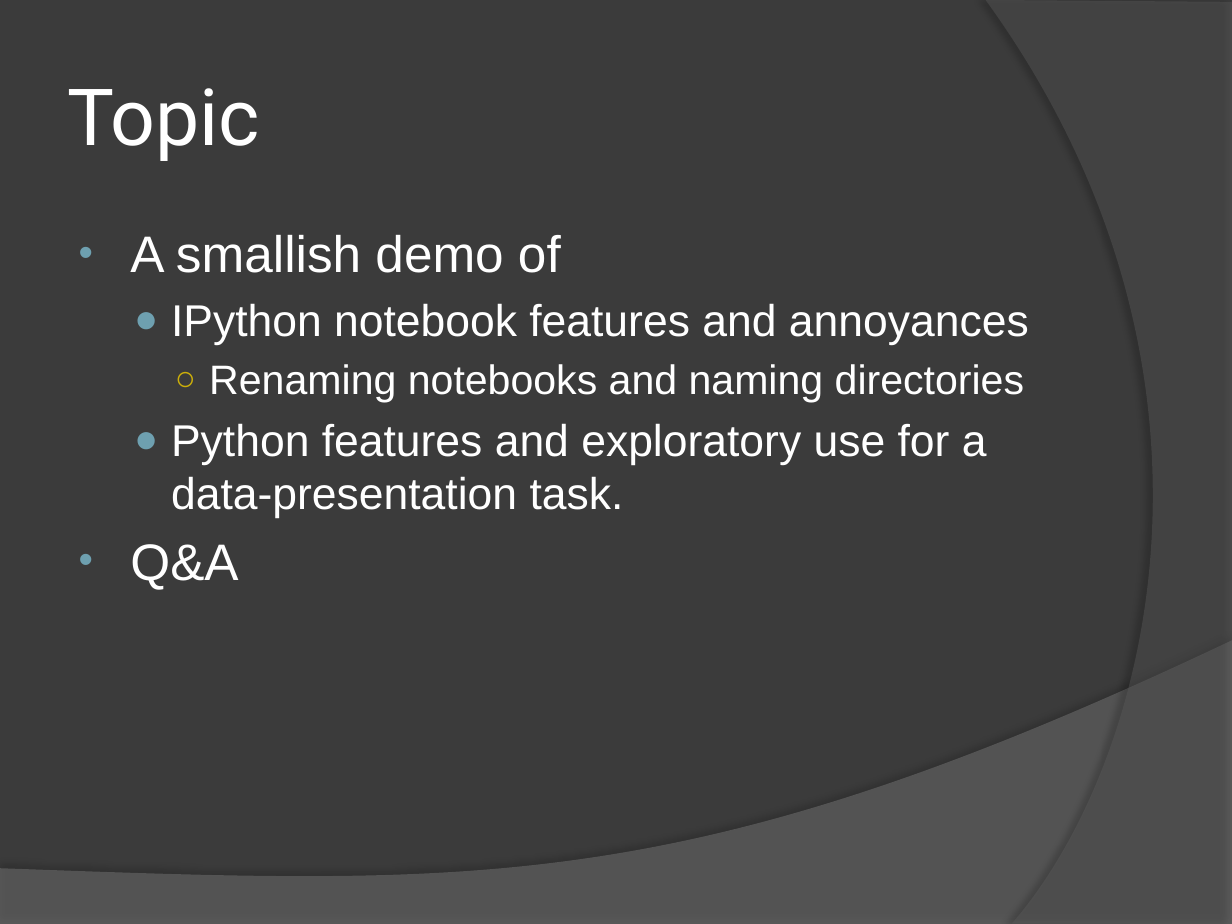
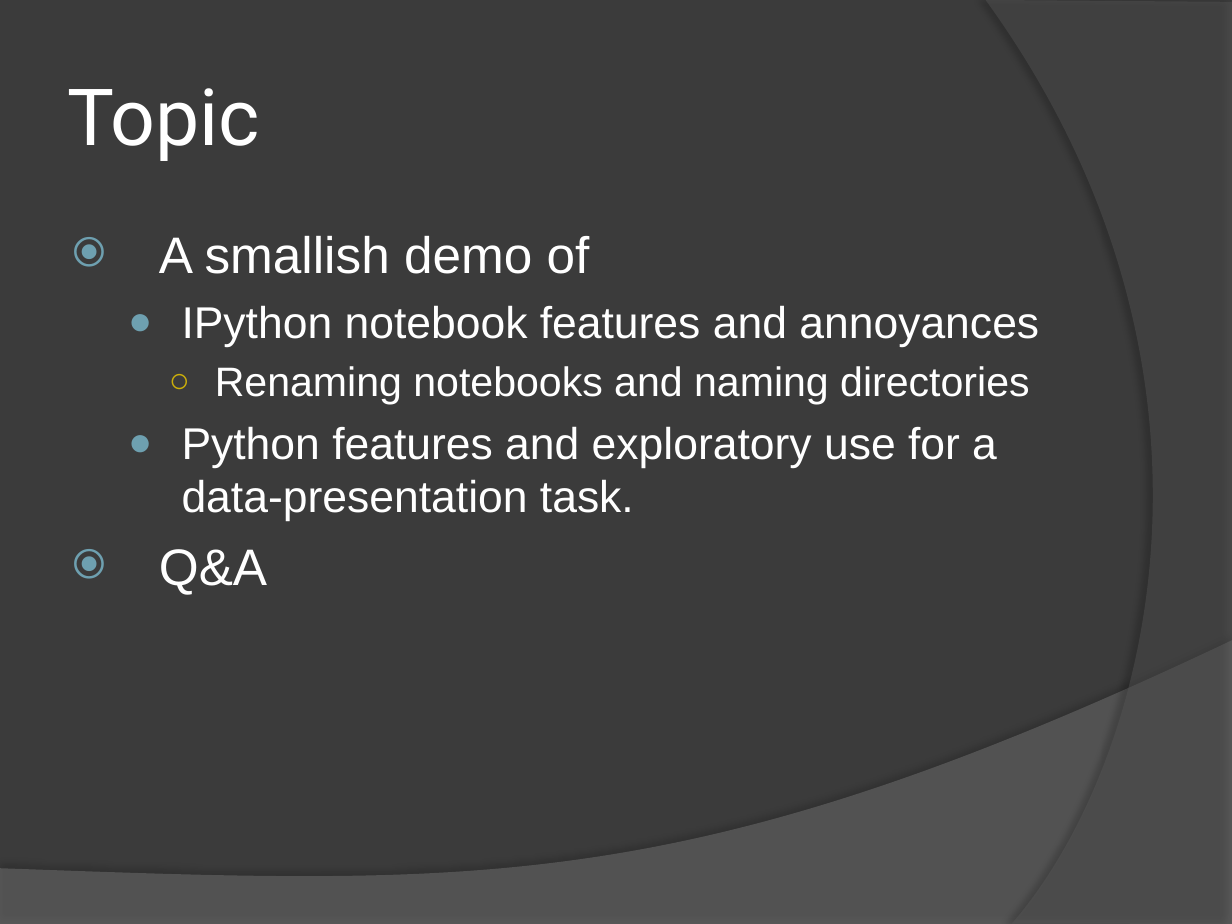
Before and after one commit to patrick-flynn/CSE10101, a slide deck: slide 4 of CSE10101/lecture/CSE10101.pptx. Drawn at 1232x924 pixels with LibreOffice and Linux fonts; fonts in the diff are those of the drawing. Boxes give left, top, right and bottom in pixels: in the first picture for what was removed or moved away, otherwise in the second. Text is boxed around its words. In the diff, an @@ line names an element or a change of style, - is before the commit and + after.

```diff
--- a/CSE10101/lecture/CSE10101.pptx
+++ b/CSE10101/lecture/CSE10101.pptx
@@ freeform shape at [986,0,1232,924]: fill #5E5E5E at 40% opacity to #5A5A5A at 40% opacity @@
@@ text "A smallish demo of" at [159,236,1039,595]: bullet • to ⦿; more space between paragraphs; indent changed @@
```
Also in this commit, not shown: 36 other slides changed, 8 slides added, 2 other files.
